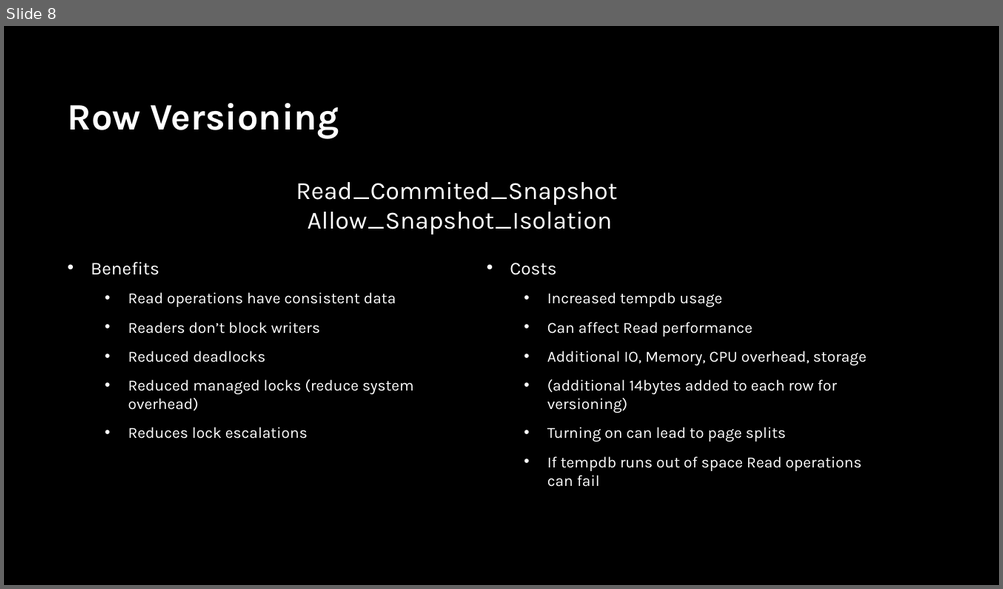
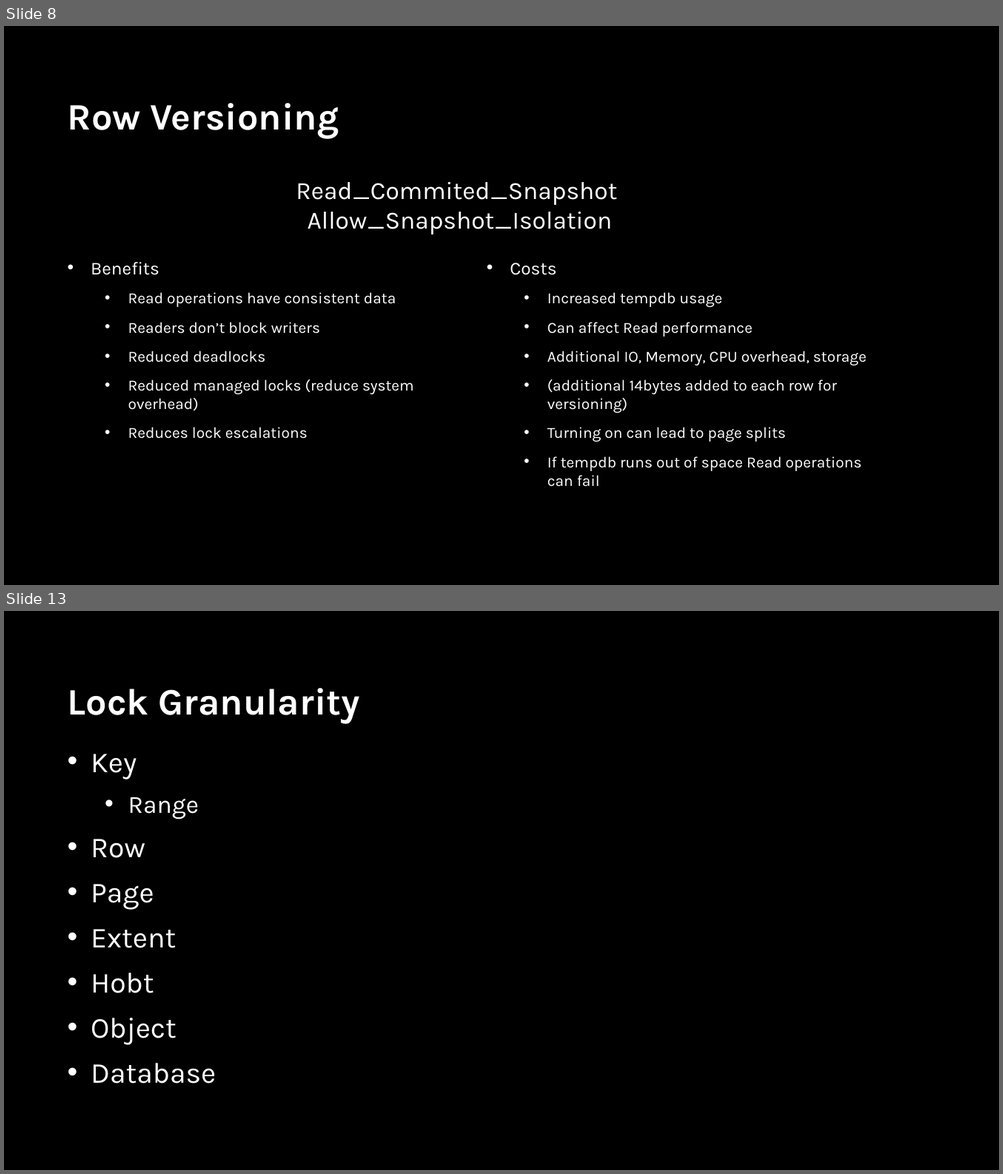
Before and after one commit to sabinio/SQLTraining, a slide deck: Slides/2.Locking.pptx. Shown one above the other, each under a label of ours: slide 8 before the commit, slides 8 and 13 after it; the slides between them are not shown. The pictures are 1003x589 and 1003x1174 pixels, drawn with LibreOffice and Linux fonts; fonts in the diff are those of the drawing; background and template pictures are left out. Boxes give left, top, right and bottom in pixels: in the first picture for what was removed or moved away, otherwise in the second. Text is boxed around its words. In the diff, an @@ line names an element or a change of style, - is before the commit and + after.

```diff
--- a/Slides/2.Locking.pptx
+++ b/Slides/2.Locking.pptx
@@ slide 13 added at bbox=[4, 611, 999, 1170], background picture (left out) @@
@@ title added at bbox=[68, 688, 360, 723], 36 pt, text #FFFFFF, bold @@
+Lock Granularity
@@ text added at bbox=[91, 754, 216, 1084], 28 pt, text #FFFFFF @@
+• Key
+  • Range
+• Row
+• Page
+• Extent
+• Hobt
+• Object
+• Database
```
Also in this commit, not shown: 2 slides changed, 10 other slides added, 6 other files.
